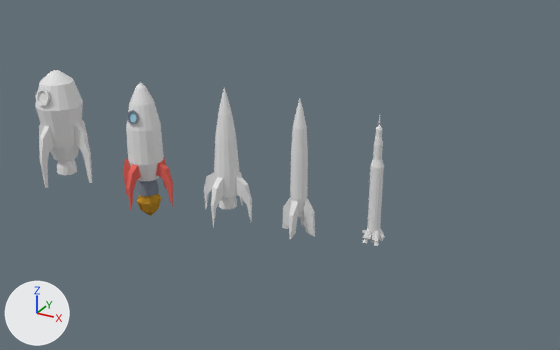
Before and after pictures for a commit that changed the Blender file objects/rocket.blend.
Camera for both pictures: a 50 mm camera at (7.55, -9.2, 4.84) aimed at (2.35, 0.25, 0.12). Every picture has the same lights, and +X, +Y and +Z are marked at lower left. The same objects are shown in both versions, whatever each file hides.
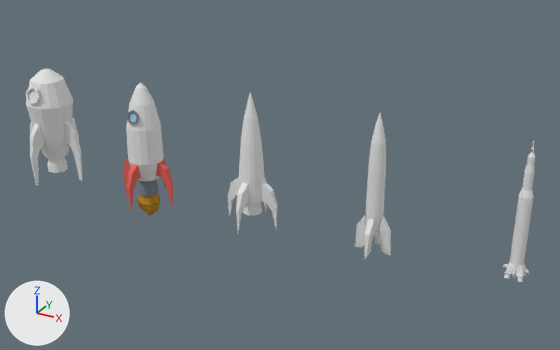
Boxes [x1, y1, x2, y2] around the edits, measured in the pictures (560 x 350 px):
'Cylinder.004', moved: before [35, 70, 92, 188]; after [26, 68, 82, 186]
'Cylinder.001', moved: before [204, 88, 252, 227]; after [228, 92, 277, 233]
'Cylinder.002', moved: before [282, 100, 315, 239]; after [355, 113, 391, 259]
'Cylinder.003', moved: before [362, 115, 385, 246]; after [503, 141, 535, 282]

Edits to the bpy script that builds the scene:
```text
Change ob_cylinder_003:
    ob_cylinder_003.location: (4.0, 0.0, 0.0) -> (6.0, 0.0, 0.0)
Change ob_cylinder_002:
    ob_cylinder_002.location: (2.8, 0.0, 0.0) -> (4.0, 0.0, 0.0)
Change ob_cylinder_004:
    ob_cylinder_004.location: (-1.78, 0.0, 0.0) -> (-2.0, 0.0, 0.0)
Change ob_cylinder_001:
    ob_cylinder_001.location: (1.56, 0.0, 0.0) -> (2.0, 0.0, 0.0)
```
